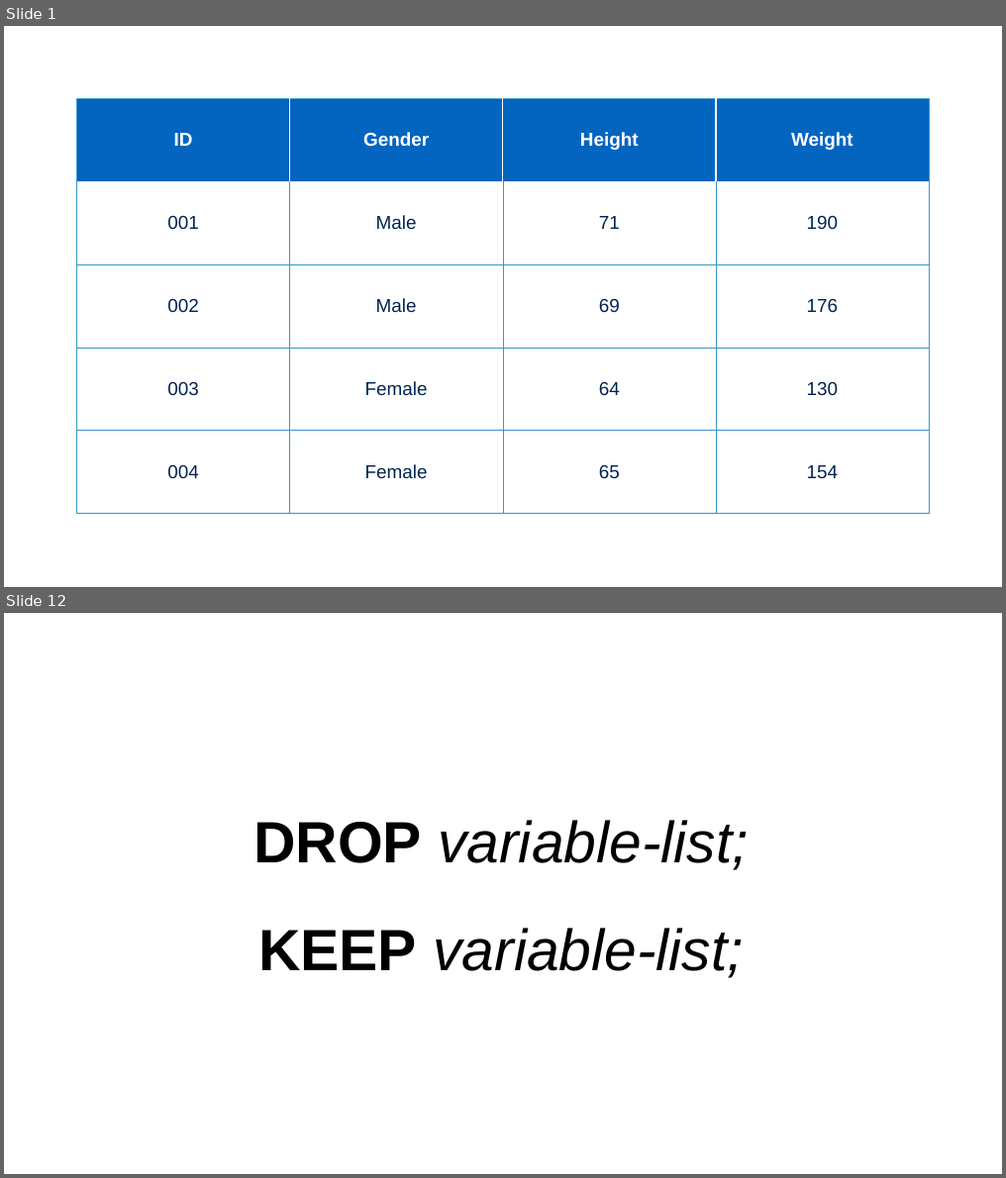
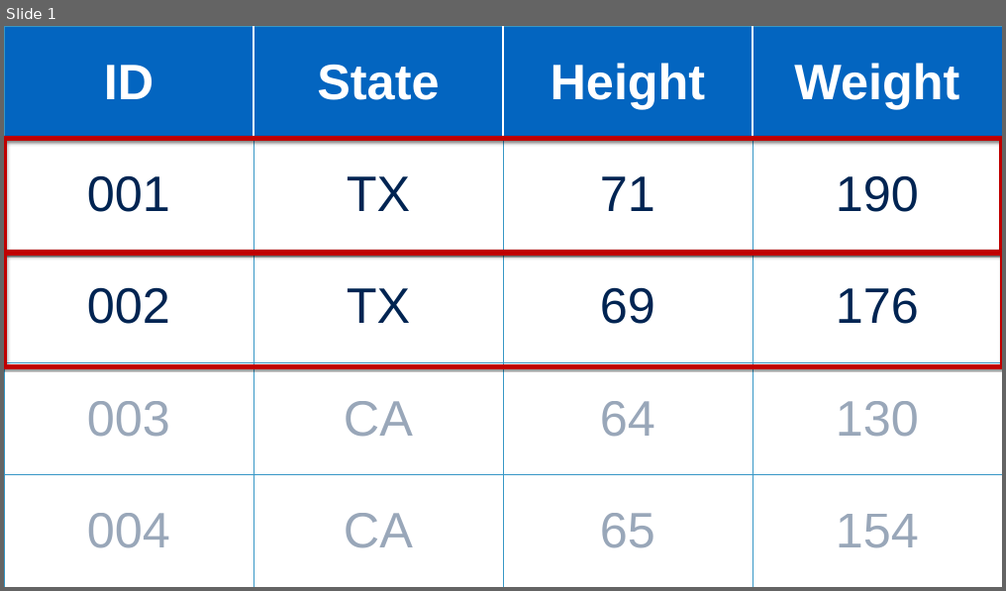
Before and after one commit to brad-cannell/r4epi, a slide deck: img/05_part_data_management/subsetting.pptx. Shown one above the other, each under a label of ours: slides 1 and 12 before the commit, slide 1 after it; the slides between them are not shown. The pictures are 1006x1178 and 1006x591 pixels, drawn with LibreOffice and Linux fonts; fonts in the diff are those of the drawing. Boxes give left, top, right and bottom in pixels: in the first picture for what was removed or moved away, otherwise in the second. Text is boxed around its words. In the diff, an @@ line names an element or a change of style, - is before the commit and + after.

Commit message:
Working on data management part
- First draft of introduction to data management
- Fist draft of creating and modifying columns
-First draft of subsetting data frames

```diff
--- a/img/05_part_data_management/subsetting.pptx
+++ b/img/05_part_data_management/subsetting.pptx
@@ slide 12 removed at bbox=[4, 613, 1002, 1174], background #FFFFFF @@
@@ text removed at bbox=[253, 820, 748, 870] @@
-DROP variable-list;
@@ text removed at bbox=[258, 928, 744, 978] @@
-KEEP variable-list;
@@ slide 1 changed as well @@
@@ table at bbox=[4, 26, 1002, 587] @@
-row 1, column 2: Gender
+row 1, column 2: State
-row 2, column 2: Male
+row 2, column 2: TX
-row 3, column 2: Male
+row 3, column 2: TX
-row 4, column 2: Female
+row 4, column 2: CA
-row 5, column 2: Female
+row 5, column 2: CA
@@ size 36 to 96 pt in "ID", "Height", "Weight", "001" and 11 more places @@
@@ text colour #002452 to #002452 at 40% opacity in "003", "64", "130", "004" and 2 more places @@
@@ table: place and size @@
-table at bbox=[76, 98, 929, 513]
+table at bbox=[4, 26, 1002, 587]
@@ rectangle added at bbox=[4, 138, 1002, 253], outline #C00000 10 pt @@
@@ rectangle added at bbox=[4, 253, 1002, 367], outline #C00000 10 pt @@
```
Also in this commit, not shown: 1 slide added, 16 other slides removed, 47 other files.
